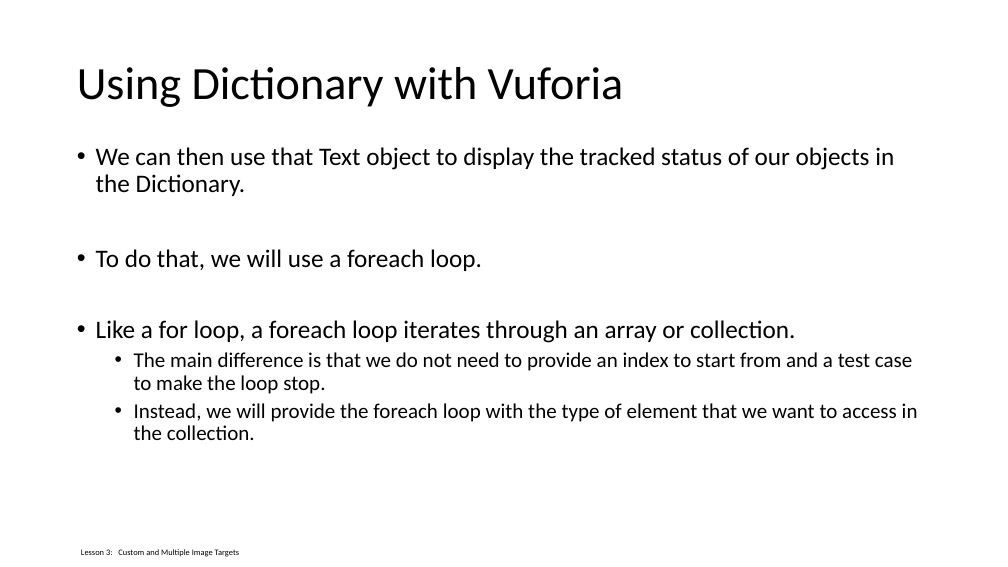
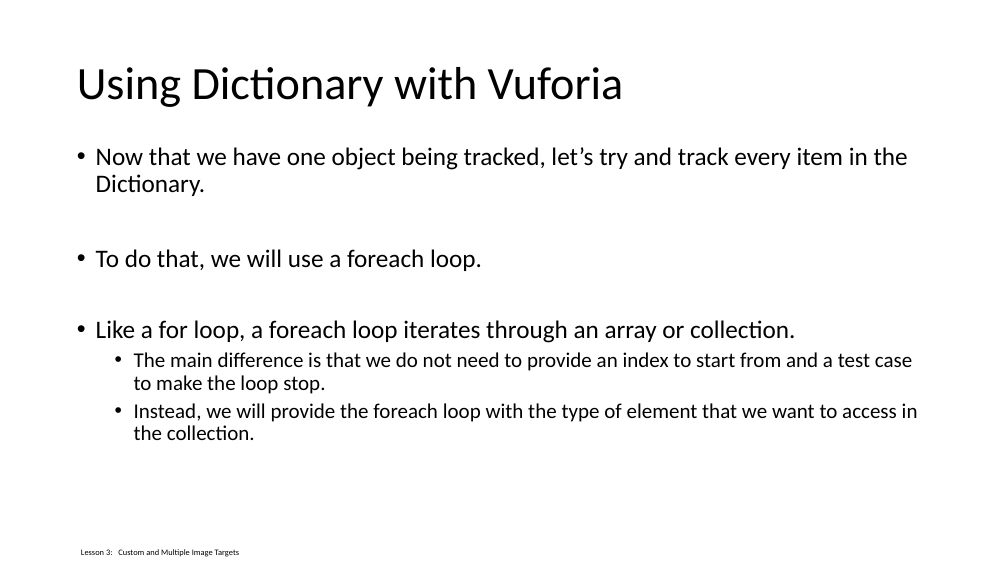
Before and after one commit to watchyourhead/IMYear2.2, a slide deck: slide 27 of Modules/ITD/Week 2/Slides/ITD_03_Custom and Multiple Image Targets.pptx (slide 26 before the commit). Drawn at 1008x567 pixels with LibreOffice and Linux fonts; fonts in the diff are those of the drawing; background and template pictures are left out. Boxes give left, top, right and bottom in pixels: in the first picture for what was removed or moved away, otherwise in the second. Text is boxed around its words. In the diff, an @@ line names an element or a change of style, - is before the commit and + after.

Commit message:
Modified slides and added video demo
Demo covers how to track whether objects are on screen or not.

```diff
--- a/Modules/ITD/Week 2/Slides/ITD_03_Custom and Multiple Image Targets.pptx
+++ b/Modules/ITD/Week 2/Slides/ITD_03_Custom and Multiple Image Targets.pptx
@@ text at [96, 147, 908, 196]: text changed @@
-• We can then use that Text object to display the tracked status of our objects in the Dictionary.
+• Now that we have one object being tracked, let’s try and track every item in the Dictionary.
```
Also in this commit, not shown: 1 slide added, 2 other files.
